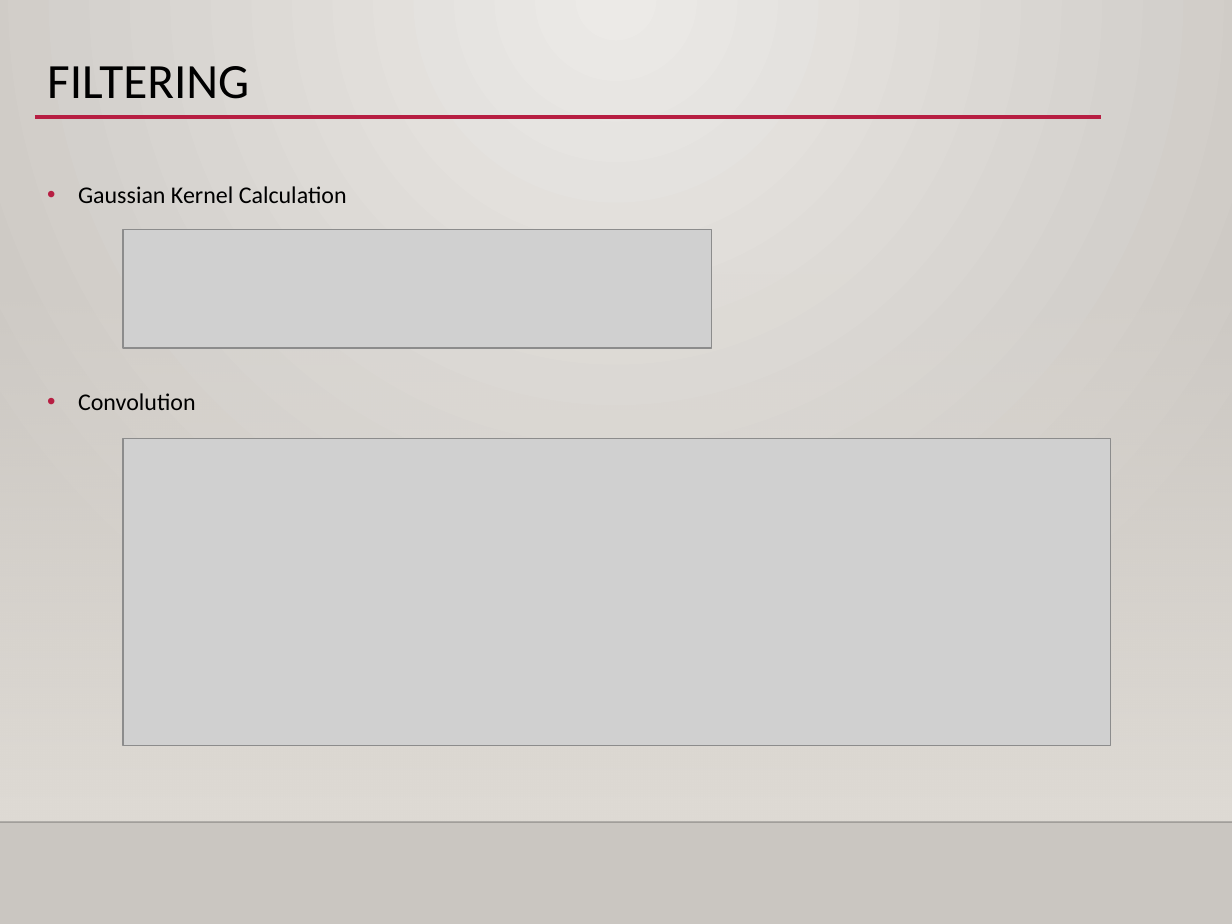
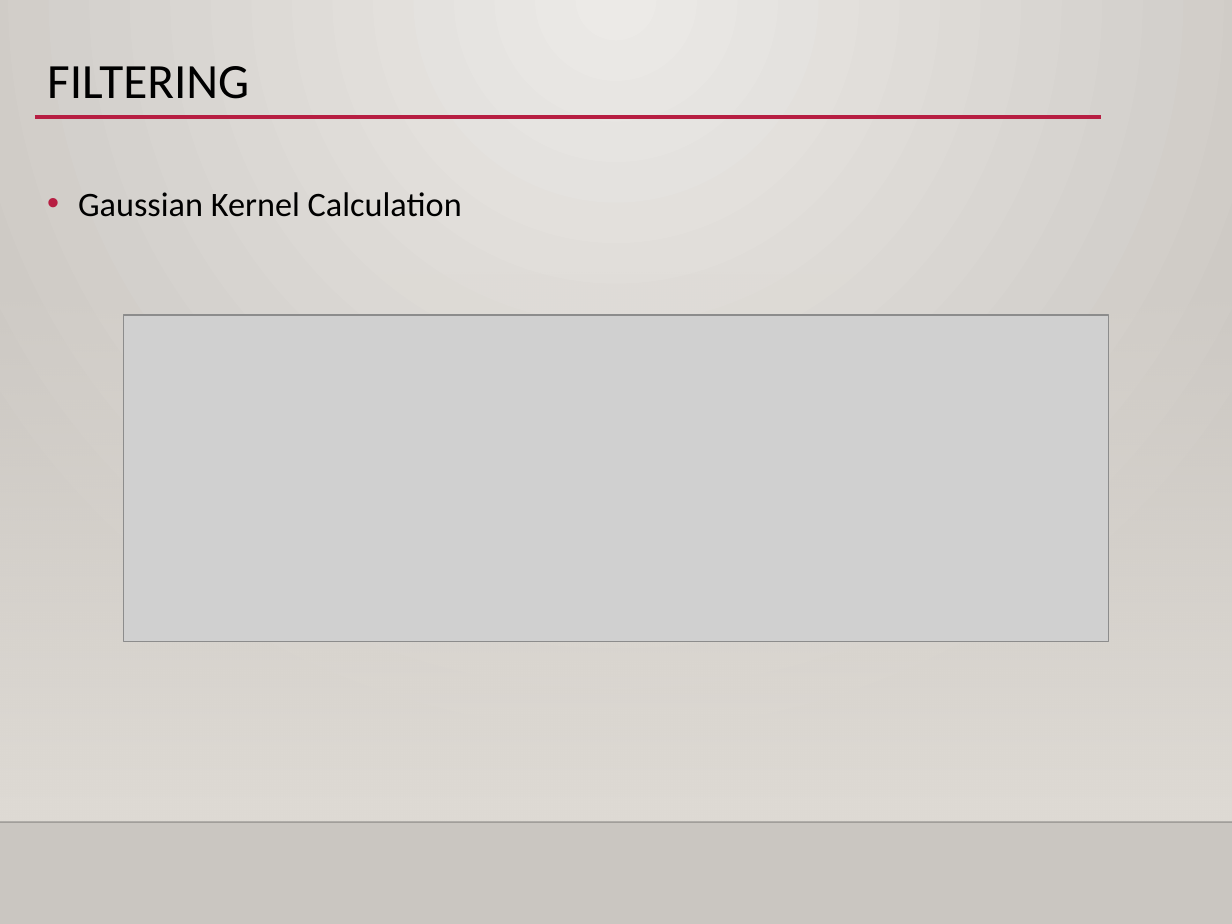
Before and after one commit to jelee2498/SDS, a slide deck: slide 4 of Day1/ex1-4_filters/ex1-4_filters.pptx (slide 7 before the commit). Drawn at 1232x924 pixels with LibreOffice and Linux fonts; fonts in the diff are those of the drawing; grey boxes stand for pictures; background and template pictures are left out. Boxes give left, top, right and bottom in pixels: in the first picture for what was removed or moved away, otherwise in the second. Text is boxed around its words. In the diff, an @@ line names an element or a change of style, - is before the commit and + after.

```diff
--- a/Day1/ex1-4_filters/ex1-4_filters.pptx
+++ b/Day1/ex1-4_filters/ex1-4_filters.pptx
@@ text "Gaussian Kernel Calculation" at (78,192,462,217): size 14 to 20 pt @@
@@ picture removed at (123,229,712,347) @@
@@ picture added at (123,315,1109,642) @@
@@ text at (78,393,196,410): paragraph removed @@
-• Convolution
@@ picture removed at (123,439,1110,745) @@
```
Also in this commit, not shown: 7 other slides changed, 9 slides added, 7 slides removed, 13 other files.
